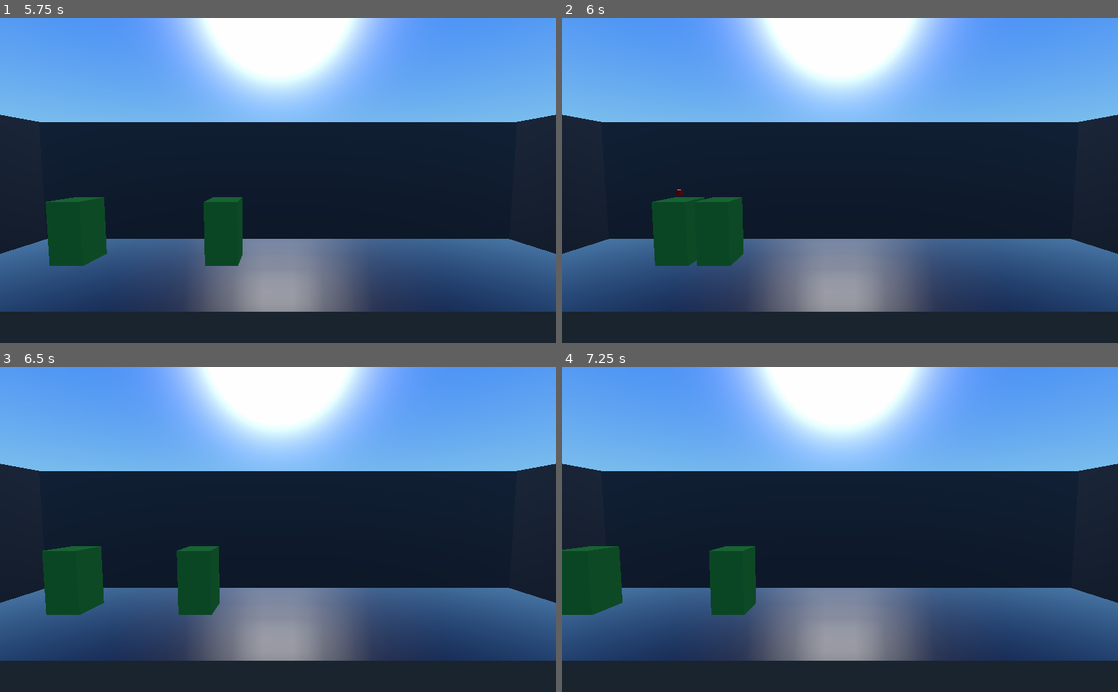
Above: before the commit, frames 1-4 (two rows, left to right).
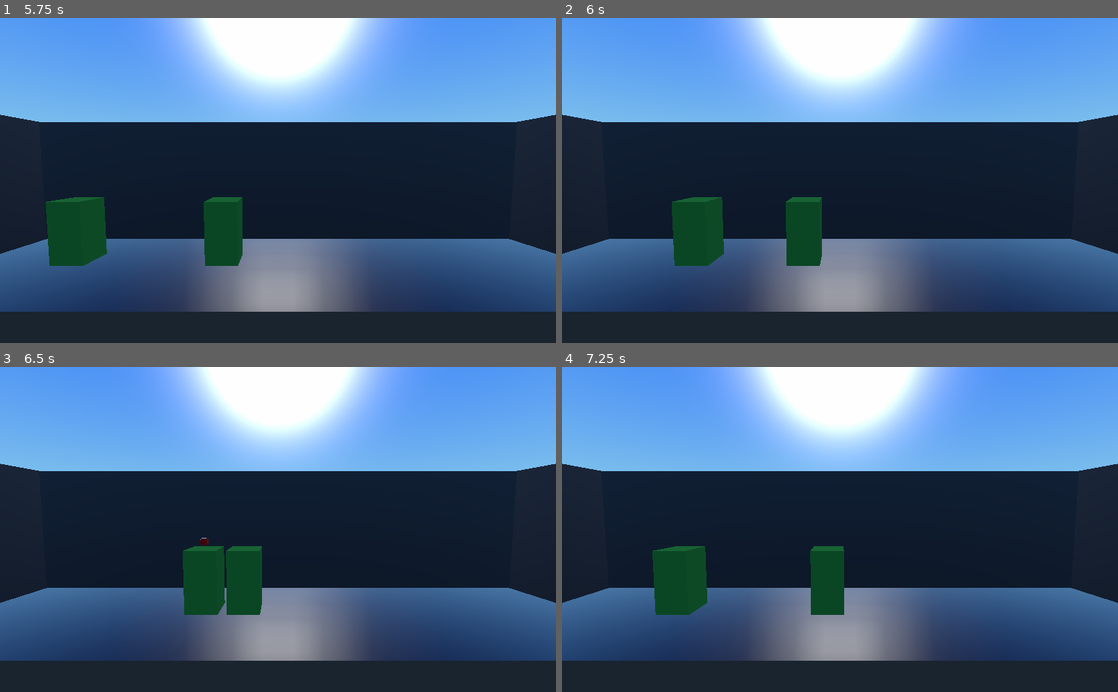
Above: after the commit, the same moments.

Repository: PARGroup/Movement-Test
Game: Godot game, scene res://scenes/Fight.tscn
Same seed, same stepped clock (60 frames per second), same inputs: the game is played once before the commit and once after it.
Inputs:
- Up to frame 1 (5.75 s): tap Enter at 0.5 s; hold D (player1_move_right) 0.53-1.28 s; tap Left (player2_move_left) at 0.6, 1.55, 2.1, 3.05, 3.6, 4.55, 5.1 s; tap Right (player2_move_right) at 0.8, 1.35, 2.3, 2.85, 3.8, 4.35, 5.3 s; hold A (player1_move_left) 1.28-2.03 s; hold D (player1_move_right) 2.03-3.53 s; hold A (player1_move_left) from 3.53 s (still down); tap Space at 5 s
- Up to frame 2 (6 s): release A (player1_move_left) at 5.78 s; hold D (player1_move_right) from 5.78 s (still down); tap Right (player2_move_right) at 5.85 s
- Up to frame 3 (6.5 s): keep holding D (player1_move_right); tap Left (player2_move_left) at 6.05 s
- Up to frame 4 (7.25 s): keep holding D (player1_move_right); tap Left (player2_move_left) at 6.6 s; tap Right (player2_move_right) at 6.8 s

Frame 1 is identical in both runs. In frame 2, 2.9% of the frame differs, in the area x 16-47%, y 52-77%; in frame 3, 3.9%; in frame 4, 7.0%, in the area x 0-51%, y 55-77%.

Commit message:
Made input-retention system more responsive.
- If player requests to move left, we set the move right request to
false in case it was previously set.

Diff:
--- a/scenes/Player.gd
+++ b/scenes/Player.gd
@@ -52,16 +52,20 @@
 	if player1:
 		if Input.is_action_just_pressed("player1_move_right"):
 			player1MoveRight = true
+			player1MoveLeft = false
 			inputCountdown = INPUT_RETENTION_TIME
 		elif Input.is_action_just_pressed("player1_move_left"):
 			player1MoveLeft = true
+			player1MoveRight = false
 			inputCountdown = INPUT_RETENTION_TIME
 	else:
 		if Input.is_action_just_pressed("player2_move_right"):
 			player2MoveRight = true
+			player2MoveLeft = false
 			inputCountdown = INPUT_RETENTION_TIME
 		elif Input.is_action_just_pressed("player2_move_left"):
 			player2MoveLeft = true
+			player2MoveRight = false
 			inputCountdown = INPUT_RETENTION_TIME
 
 	match currentState.stateType:
